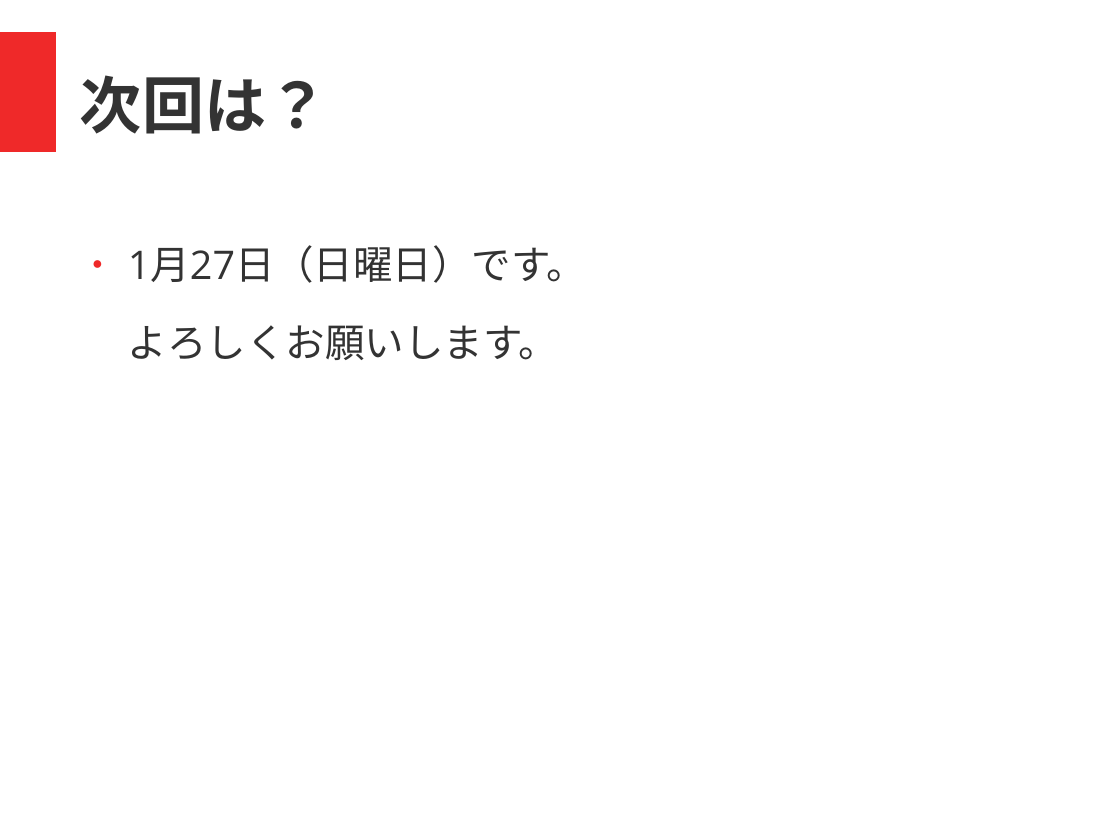
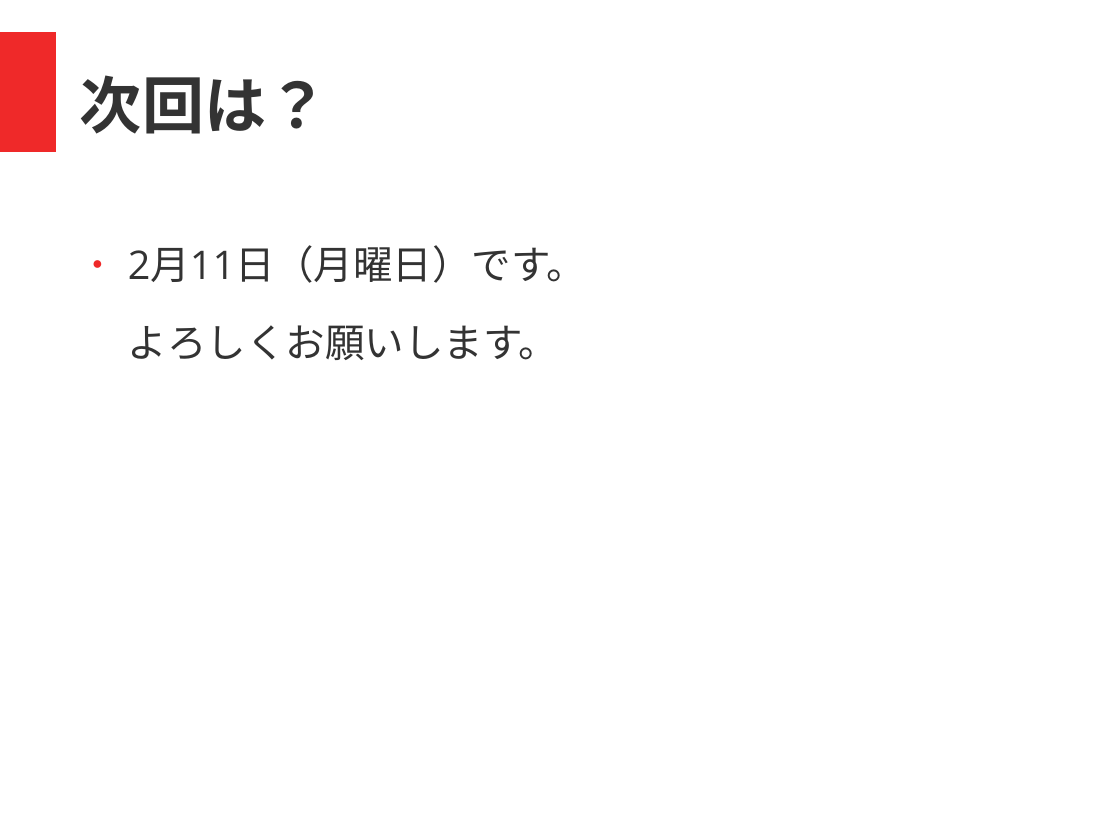
Before and after one commit to coderdojo-nada/resource, a slide deck: slide 8 of guide/coderdojo-nada紹介.odp (slide 13 before the commit). Drawn at 1120x840 pixels with LibreOffice and Linux fonts; fonts in the diff are those of the drawing. Boxes give left, top, right and bottom in pixels: in the first picture for what was removed or moved away, otherwise in the second. Text is boxed around its words. In the diff, an @@ line names an element or a change of style, - is before the commit and + after.

```diff
--- a/guide/coderdojo-nada紹介.odp
+++ b/guide/coderdojo-nada紹介.odp
@@ text at <box>128,245,586,360</box>: text changed @@
-● 1月27日（日曜日）です。
-  よろしくお願いします。
+● 2月11日（月曜日）です。
+  よろしくお願いします。
```
Also in this commit, not shown: 2 other slides changed, 5 slides removed, 1 other file.
